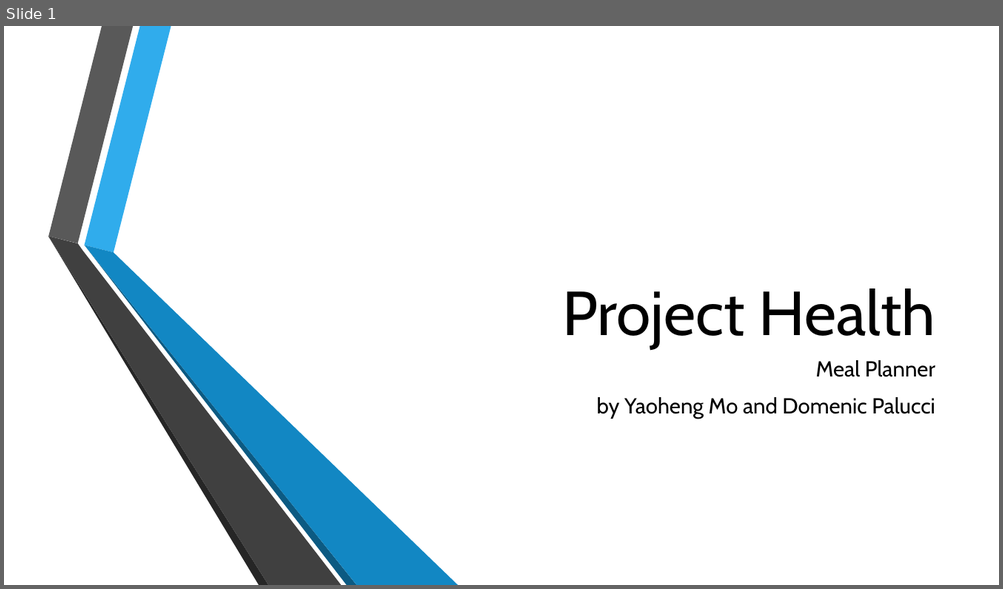
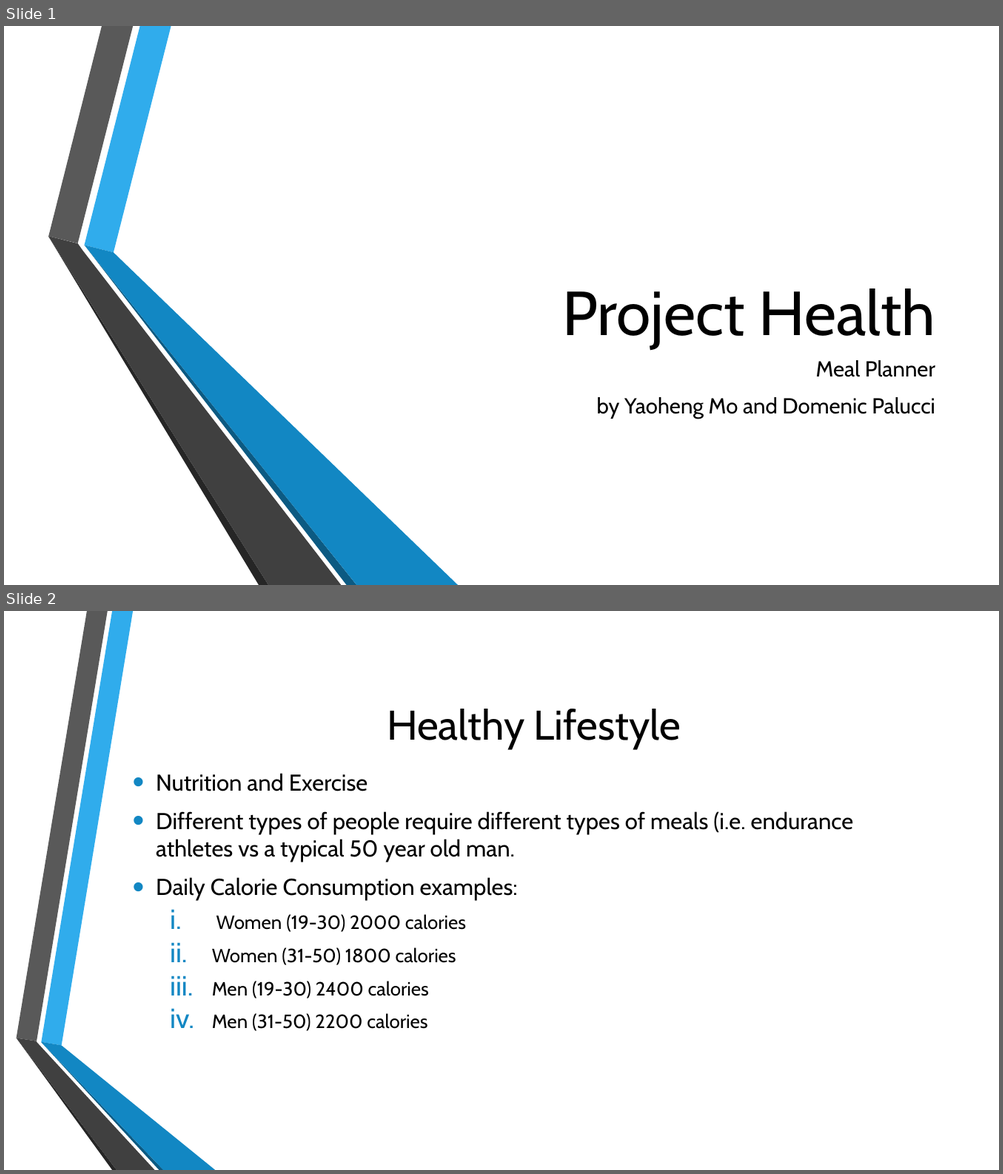
Before and after one commit to dpalucci/ProjectHealth, a slide deck: ProjectHealthPPT.pptx. Shown one above the other, each under a label of ours: slide 1 before the commit, slides 1 and 2 after it. The pictures are 1003x589 and 1003x1174 pixels, drawn with LibreOffice and Linux fonts; fonts in the diff are those of the drawing; background and template pictures are left out. Boxes give left, top, right and bottom in pixels: in the first picture for what was removed or moved away, otherwise in the second. Text is boxed around its words. In the diff, an @@ line names an element or a change of style, - is before the commit and + after.

Commit message:
update powerpoint

```diff
--- a/ProjectHealthPPT.pptx
+++ b/ProjectHealthPPT.pptx
@@ slide 2 added at [4,611,999,1170], background picture (left out) @@
@@ title added at [387,709,680,749], 40 pt, text #000000 @@
+Healthy Lifestyle
@@ text added at [156,773,854,1031], 22.2 pt, text #000000 @@
+• Nutrition and Exercise
+• Different types of people require different types of meals (i.e. endurance athletes vs a typical 50 year old man.
+• Daily Calorie Consumption examples:
+  i. Women (19-30) 2000 calories
+  ii. Women (31-50) 1800 calories
+  iii. Men (19-30) 2400 calories
+  iv. Men (31-50) 2200 calories
@@ group added at [16,611,215,1170]: 6 freeform shapes @@
```
Also in this commit, not shown: 2 other slides added, 1 slide removed, 12 other files.
